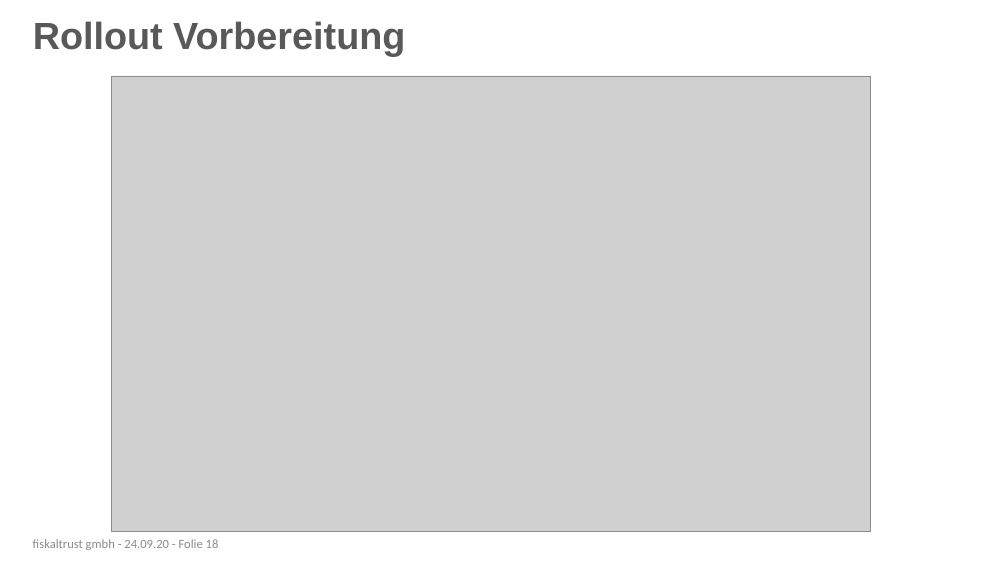
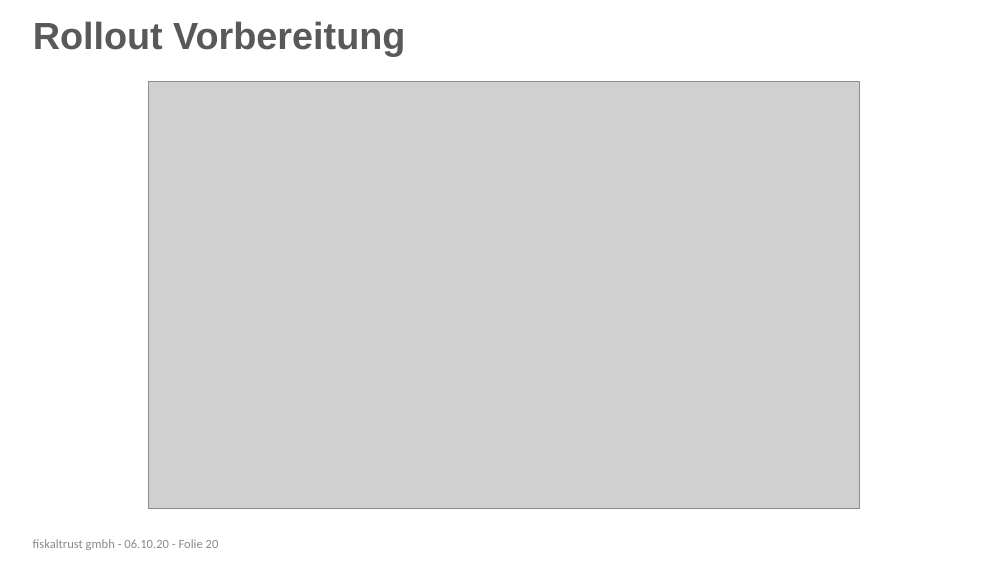
Before and after one commit to fiskaltrust/productdescription-de-doc, a slide deck: slide 20 of for-posdealers/presentation/sales/media/posdealer-sales-rollout.pptx (slide 18 before the commit). Drawn at 1008x567 pixels with LibreOffice and Linux fonts; fonts in the diff are those of the drawing; grey boxes stand for pictures; background and template pictures are left out. Boxes give left, top, right and bottom in pixels: in the first picture for what was removed or moved away, otherwise in the second. Text is boxed around its words. In the diff, an @@ line names an element or a change of style, - is before the commit and + after.

```diff
--- a/for-posdealers/presentation/sales/media/posdealer-sales-rollout.pptx
+++ b/for-posdealers/presentation/sales/media/posdealer-sales-rollout.pptx
@@ picture: place and size @@
-picture at (112,76,871,532)
+picture at (148,82,859,509)
@@ text at (33,539,219,550): text changed @@
-fiskaltrust gmbh - 24.09.20 - Folie 18
+fiskaltrust gmbh - 06.10.20 - Folie 20
```
Also in this commit, not shown: 5 other slides changed, 2 slides added, 12 other files.
